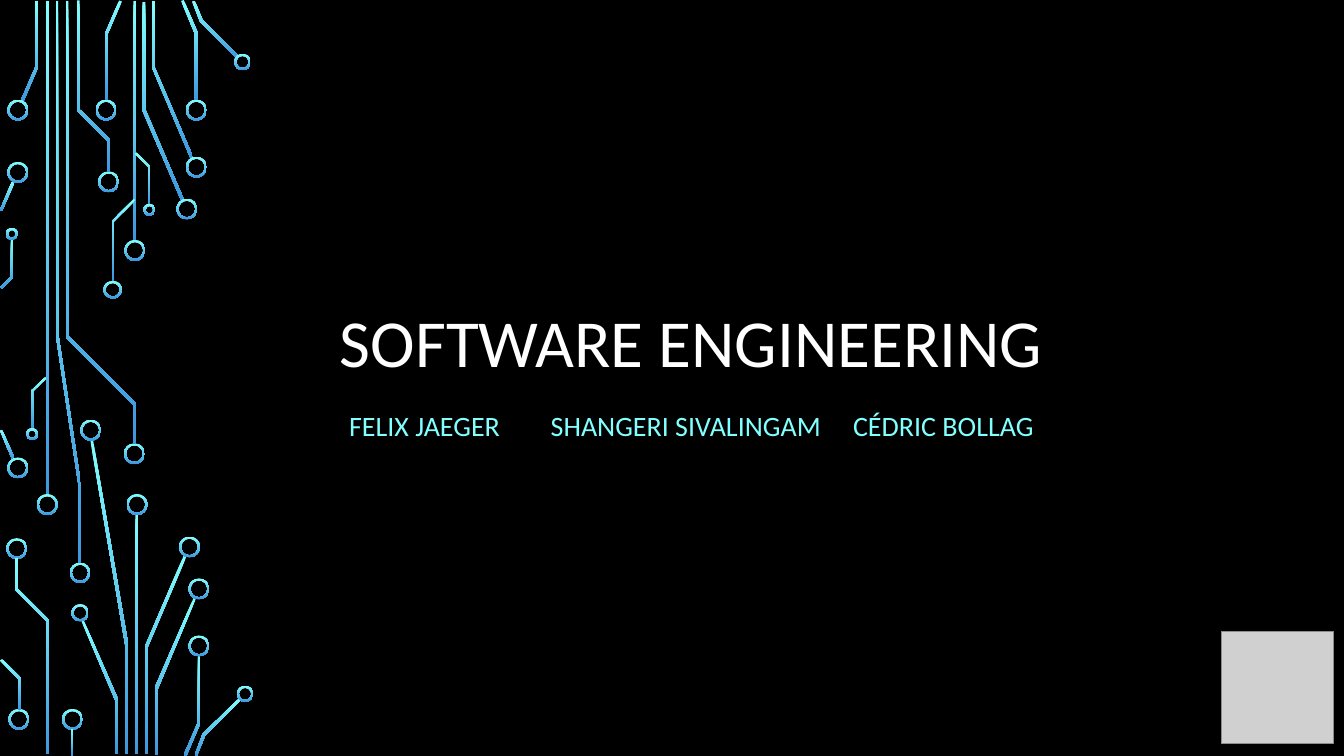
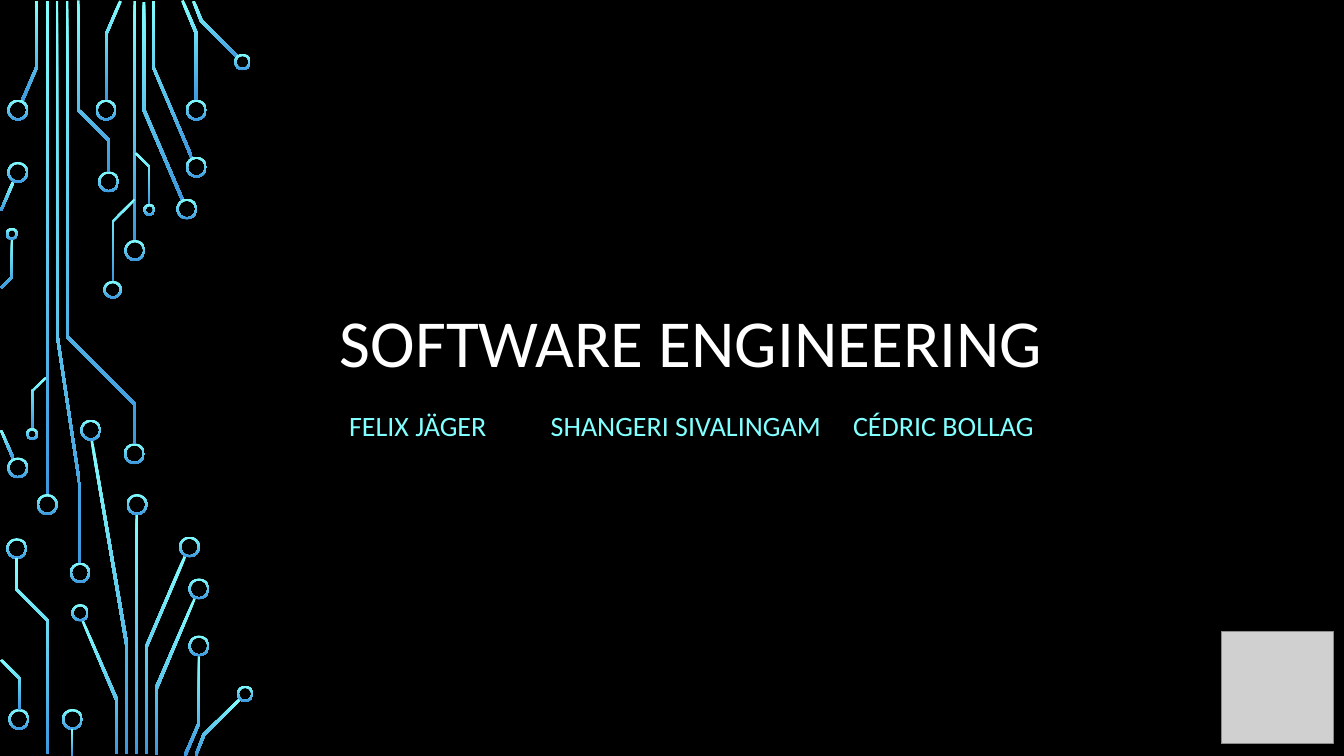
Before and after one commit to shangeri/Software-Engineering-7-610-1.00, a slide deck: slide 1 of Presention_by_Cédric.pptx. Drawn at 1344x756 pixels with LibreOffice and Linux fonts; fonts in the diff are those of the drawing; grey boxes stand for pictures; background and template pictures are left out. Boxes give left, top, right and bottom in pixels: in the first picture for what was removed or moved away, otherwise in the second. Text is boxed around its words. In the diff, an @@ line names an element or a change of style, - is before the commit and + after.

```diff
--- a/Presention_by_Cédric.pptx
+++ b/Presention_by_Cédric.pptx
@@ subtitle at [349, 413, 1033, 437]: text changed @@
-FELIX JAEGER SHANGERI SIVALINGAM CÉDRIC BOLLAG
+FELIX JÄGER SHANGERI SIVALINGAM CÉDRIC BOLLAG
```
Also in this commit, not shown: 5 other slides changed, 2 slides added.
